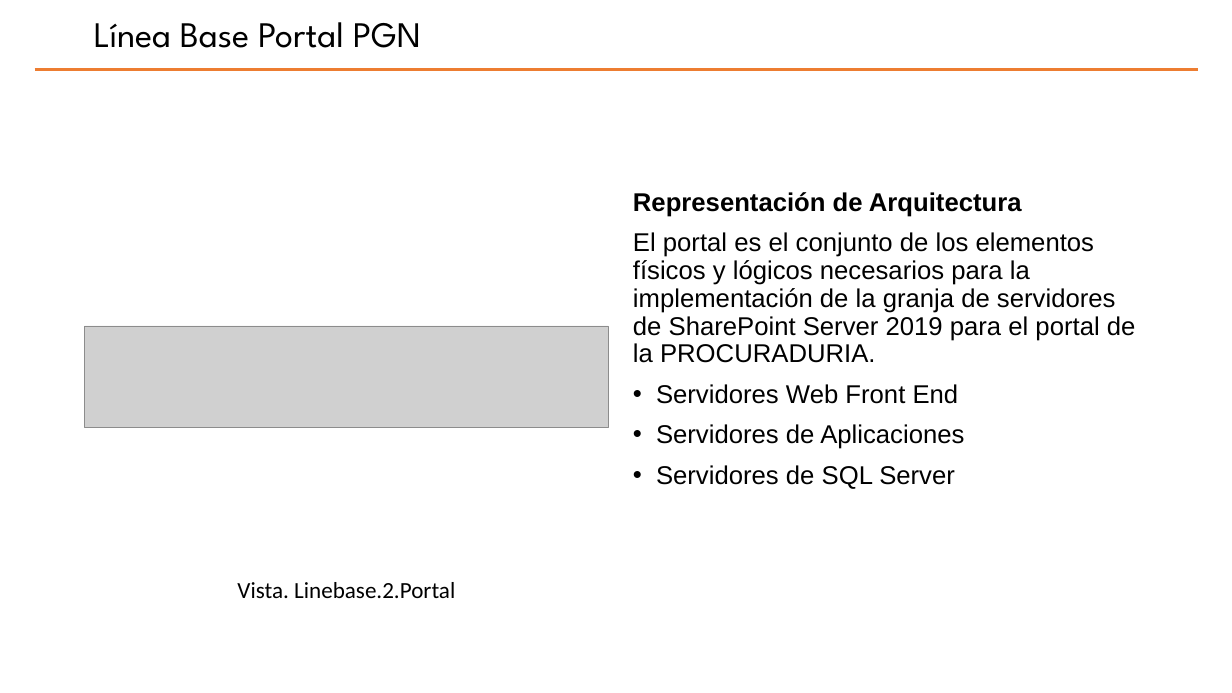
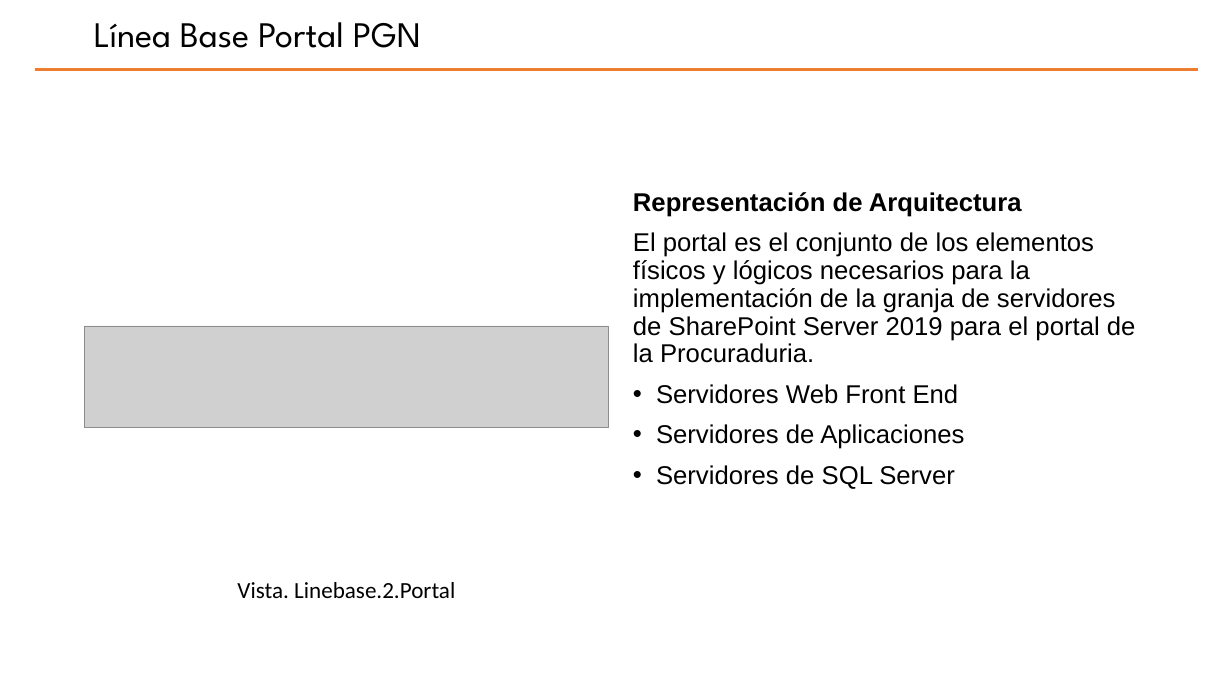
Before and after one commit to hwong23/pgn-078, a slide deck: slide 4 of content/pptxoutpt.pptx. Drawn at 1232x693 pixels with LibreOffice and Linux fonts; fonts in the diff are those of the drawing; grey boxes stand for pictures; background and template pictures are left out. Boxes give left, top, right and bottom in pixels: in the first picture for what was removed or moved away, otherwise in the second. Text is boxed around its words. In the diff, an @@ line names an element or a change of style, - is before the commit and + after.

```diff
--- a/content/pptxoutpt.pptx
+++ b/content/pptxoutpt.pptx
@@ text at <box>633,232,1136,363</box>: text changed @@
-El portal es el conjunto de los elementos físicos y lógicos necesarios para la implementación de la granja de servidores de SharePoint Server 2019 para el portal de la PROCURADURIA.
+El portal es el conjunto de los elementos físicos y lógicos necesarios para la implementación de la granja de servidores de SharePoint Server 2019 para el portal de la Procuraduria.
```
Also in this commit, not shown: 3 other slides changed, 4 slides added, 3 slides removed, 13 other files.
